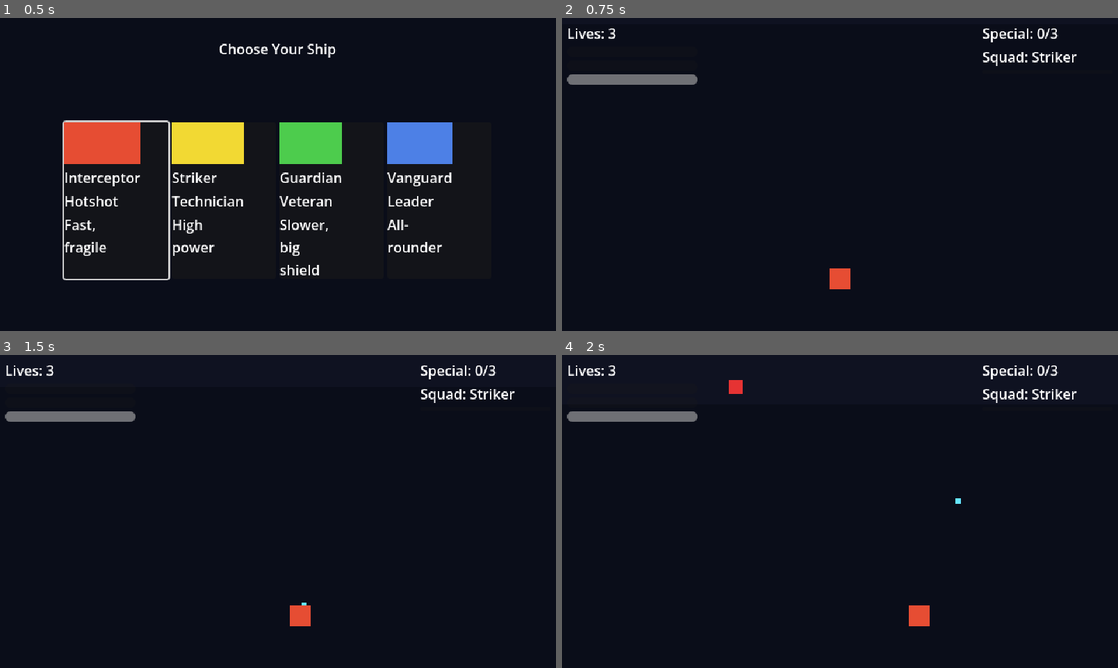
Above: before the commit, frames 1-4 (two rows, left to right).
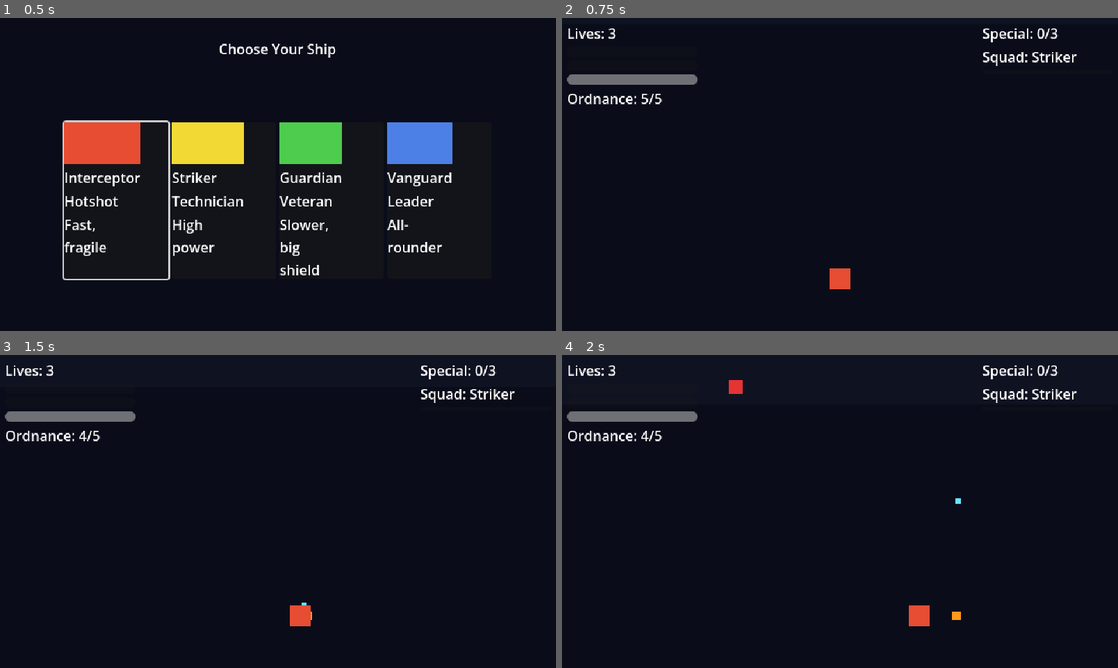
Above: after the commit, the same moments.

Repository: Funfetsunk/terra-intercept
Game: Godot game, scene res://scenes/menus/ship_select.tscn
Two runs of this game, one before a commit and one after it. Both use one fixed random seed, a clock stepped at 60 frames per second and the inputs below.
Inputs (mouse positions are in pixels of both pictures, inside the frame that each line leads up to):
- Up to frame 1 (0.5 s): no input
- Up to frame 2 (0.75 s): click (678, 199) at 0.5 s
- Up to frame 3 (1.5 s): tap Enter (ui_accept) at 1.25 s; move the mouse to (400, 495) at 1.27 s; hold D (p1_move_right) from 1.28 s (still down); tap Space (p1_ordnance) at 1.35 s; click (400, 495) at 1.42 s
- Up to frame 4 (2 s): keep holding D (p1_move_right); tap Enter (ui_accept) at 1.52 s

Frame 1 is identical in both runs. In frame 2, 0.3% of the frame differs, in the area x 1-18%, y 24-28%; in frame 3, 0.3%; in frame 4, 0.3%, in the area x 1-72%, y 24-85%.

Commit message:
Add ordnance: A-button missiles, one slot, ~5 shots
New OrdnanceData resource (missile_ordnance_data.tres) with its own
speed/radius/color/damage, fired through the existing pooled
BulletManager.spawn_player_bullet() -- low ammo volume, no need for a
separate projectile system. p1_ordnance fires in the player's last
real movement direction (defaults to straight up before any input),
gated by a per-shot cooldown so holding the button can't dump the
whole magazine at once.

Ammo lives on GameState (ordnance_ammo), mirroring how weapon level
already works: reset in start_new_run(), untouched by respawns.
Swarm/mine types are deliberately not stubbed in -- there's no pickup
or input to ever select them yet, so a data resource for them would
be unreachable dead code; OrdnanceData's shape stays generic enough
to add them later without a redesign. HUD gained an Ordnance: X/5
readout next to hull/shield/focus.

Co-Authored-By: Claude Sonnet 5 <noreply@anthropic.com>
Claude-Session: https://claude.ai/code/session_01Nh3aPMJzmkSArqwMqRdZHh

Diff:
--- /dev/null
+++ b/data/ordnance/missile_ordnance_data.tres
@@ -0,0 +1,13 @@
+[gd_resource type="Resource" script_class="OrdnanceData" format=3]
+
+[ext_resource type="Script" path="res://scripts/resources/ordnance_data.gd" id="1"]
+
+[resource]
+script = ExtResource("1")
+ordnance_name = "Missile"
+starting_ammo = 5
+fire_cooldown = 0.4
+bullet_speed = 200.0
+bullet_radius = 5.0
+bullet_color = Color(1, 0.6, 0.1, 1)
+bullet_damage = 3.0
--- a/scenes/hud/hud.gd
+++ b/scenes/hud/hud.gd
@@ -7,6 +7,7 @@
 @onready var _special_label: Label = $HUDRoot/RightPanel/SpecialChargesLabel
 @onready var _special_progress_bar: ProgressBar = $HUDRoot/RightPanel/SpecialProgressBar
 @onready var _squad_label: Label = $HUDRoot/RightPanel/SquadLabel
+@onready var _ordnance_label: Label = $HUDRoot/LeftPanel/OrdnanceLabel
 
 var _game_state: Node = null
 
@@ -17,6 +18,7 @@
 	player.special_charges_changed.connect(_on_special_changed)
 	player.special_progress_changed.connect(_on_special_progress_changed)
 	player.squad_selection_changed.connect(_on_squad_selection_changed)
+	player.ordnance_ammo_changed.connect(_on_ordnance_ammo_changed)
 	if player.has_method("get_armed_squad_ship"):
 		var armed: ShipData = player.get_armed_squad_ship()
 		if armed != null:
@@ -46,5 +48,10 @@
 func _on_squad_selection_changed(ship: ShipData) -> void:
 	_squad_label.text = "Squad: %s" % ship.ship_name
 
+func _on_ordnance_ammo_changed(current: int) -> void:
+	var game_state: Node = get_node("/root/GameState")
+	var max_ammo: int = game_state.ordnance.starting_ammo if game_state.ordnance != null else 0
+	_ordnance_label.text = "Ordnance: %d/%d" % [current, max_ammo]
+
 func _on_life_lost(lives_remaining: int) -> void:
 	_lives_label.text = "Lives: %d" % lives_remaining
--- a/scenes/hud/hud.tscn
+++ b/scenes/hud/hud.tscn
@@ -38,6 +38,10 @@
 layout_mode = 2
 show_percentage = false
 
+[node name="OrdnanceLabel" type="Label" parent="HUDRoot/LeftPanel" unique_id=2060462217]
+layout_mode = 2
+text = "Ordnance: 5/5"
+
 [node name="RightPanel" type="VBoxContainer" parent="HUDRoot" unique_id=83778539]
 layout_mode = 0
 offset_left = 484.0
--- a/scenes/player/player_ship.gd
+++ b/scenes/player/player_ship.gd
@@ -9,6 +9,7 @@
 signal special_fired
 signal respawned
 signal squad_selection_changed(ship: ShipData)
+signal ordnance_ammo_changed(current: int)
 
 @export var data: ShipData
 @export var playfield_rect: Rect2 = Rect2(12, 12, 616, 336)
@@ -30,6 +31,8 @@
 var _focus_meter: float = 0.0
 var _focus_refill_wait_timer: float = 0.0
 var _is_focused: bool = false
+var _last_move_dir: Vector2 = Vector2.UP
+var _ordnance_cooldown: float = 0.0
 
 @onready var _bullets: Node = get_node("/root/BulletManager")
 @onready var _game_state: Node = get_node("/root/GameState")
@@ -50,6 +53,7 @@
 	focus_changed.emit(_focus_meter, data.focus_meter_max)
 	special_charges_changed.emit(special_charges, data.special_charge_max)
 	special_progress_changed.emit(_special_progress)
+	ordnance_ammo_changed.emit(_game_state.ordnance_ammo)
 	_squad = _game_state.ship_roster.filter(func(s: ShipData) -> bool: return s != data)
 	if _squad.is_empty():
 		_squad = [data]
@@ -72,9 +76,13 @@
 	if Input.is_action_just_pressed("p1_squad_next"):
 		_squad_index = wrapi(_squad_index + 1, 0, _squad.size())
 		squad_selection_changed.emit(_squad[_squad_index])
+	if Input.is_action_just_pressed("p1_ordnance"):
+		_try_fire_ordnance()
 
 func _process_movement(delta: float) -> void:
 	var move_vec: Vector2 = Input.get_vector("p1_move_left", "p1_move_right", "p1_move_up", "p1_move_down")
+	if move_vec != Vector2.ZERO:
+		_last_move_dir = move_vec.normalized()
 	global_position += move_vec * data.move_speed * delta
 	global_position.x = clamp(global_position.x, playfield_rect.position.x, playfield_rect.end.x)
 	global_position.y = clamp(global_position.y, playfield_rect.position.y, playfield_rect.end.y)
@@ -101,6 +109,8 @@
 		_respawn_invincible_timer = max(0.0, _respawn_invincible_timer - delta)
 	if _special_invincible_timer > 0.0:
 		_special_invincible_timer = max(0.0, _special_invincible_timer - delta)
+	if _ordnance_cooldown > 0.0:
+		_ordnance_cooldown = max(0.0, _ordnance_cooldown - delta)
 
 func _process_shield_recharge(delta: float) -> void:
 	if _shield_recharge_timer > 0.0:
@@ -218,6 +228,17 @@
 			_bullets.damage_enemies_in_cone(global_position, Vector2.UP, armed.special_cone_angle_degrees, armed.special_cone_range, armed.special_damage)
 			_special_vfx.play_cone(Vector2.UP, armed.special_cone_angle_degrees, armed.special_cone_range, armed.special_duration)
 
+func _try_fire_ordnance() -> void:
+	if _ordnance_cooldown > 0.0 or _game_state.ordnance_ammo <= 0:
+		return
+	var ordnance: OrdnanceData = _game_state.ordnance
+	if ordnance == null:
+		return
+	_game_state.ordnance_ammo -= 1
+	ordnance_ammo_changed.emit(_game_state.ordnance_ammo)
+	_bullets.spawn_player_bullet(global_position, _last_move_dir, ordnance.bullet_speed, ordnance.bullet_radius, ordnance.bullet_color, 3.0, ordnance.bullet_damage)
+	_ordnance_cooldown = ordnance.fire_cooldown
+
 func get_armed_squad_ship() -> ShipData:
 	return _squad[_squad_index] if not _squad.is_empty() else null
 
--- a/scripts/autoload/game_state.gd
+++ b/scripts/autoload/game_state.gd
@@ -9,9 +9,11 @@
 @export var max_weapon_level: int = 5
 @export var selected_ship: ShipData
 @export var ship_roster: Array[ShipData] = []
+@export var ordnance: OrdnanceData
 
 var lives_remaining: int = 0
 var current_weapon_level: int = 1
+var ordnance_ammo: int = 0
 
 func _ready() -> void:
 	lives_remaining = starting_lives
@@ -19,6 +21,7 @@
 func start_new_run() -> void:
 	lives_remaining = starting_lives
 	current_weapon_level = 1
+	ordnance_ammo = ordnance.starting_ammo if ordnance != null else 0
 
 func register_player(player: Node) -> void:
 	if player.has_signal("hull_depleted"):
--- a/scripts/autoload/game_state.tscn
+++ b/scripts/autoload/game_state.tscn
@@ -5,7 +5,9 @@
 [ext_resource type="Resource" path="res://data/ships/striker_ship_data.tres" id="3_striker"]
 [ext_resource type="Resource" path="res://data/ships/guardian_ship_data.tres" id="4_guardian"]
 [ext_resource type="Resource" path="res://data/ships/vanguard_ship_data.tres" id="5_vanguard"]
+[ext_resource type="Resource" path="res://data/ordnance/missile_ordnance_data.tres" id="6_ordnance"]
 
 [node name="GameState" type="Node" unique_id=1245739816]
 script = ExtResource("1_kkv1x")
 ship_roster = Array[Resource]([ExtResource("2_interceptor"), ExtResource("3_striker"), ExtResource("4_guardian"), ExtResource("5_vanguard")])
+ordnance = ExtResource("6_ordnance")
--- /dev/null
+++ b/scripts/resources/ordnance_data.gd
@@ -0,0 +1,10 @@
+extends Resource
+class_name OrdnanceData
+
+@export var ordnance_name: String = "Missile"
+@export var starting_ammo: int = 5
+@export var fire_cooldown: float = 0.4
+@export var bullet_speed: float = 200.0
+@export var bullet_radius: float = 5.0
+@export var bullet_color: Color = Color(1.0, 0.6, 0.1)
+@export var bullet_damage: float = 3.0
Not shown, added: scripts/resources/ordnance_data.gd.uid
